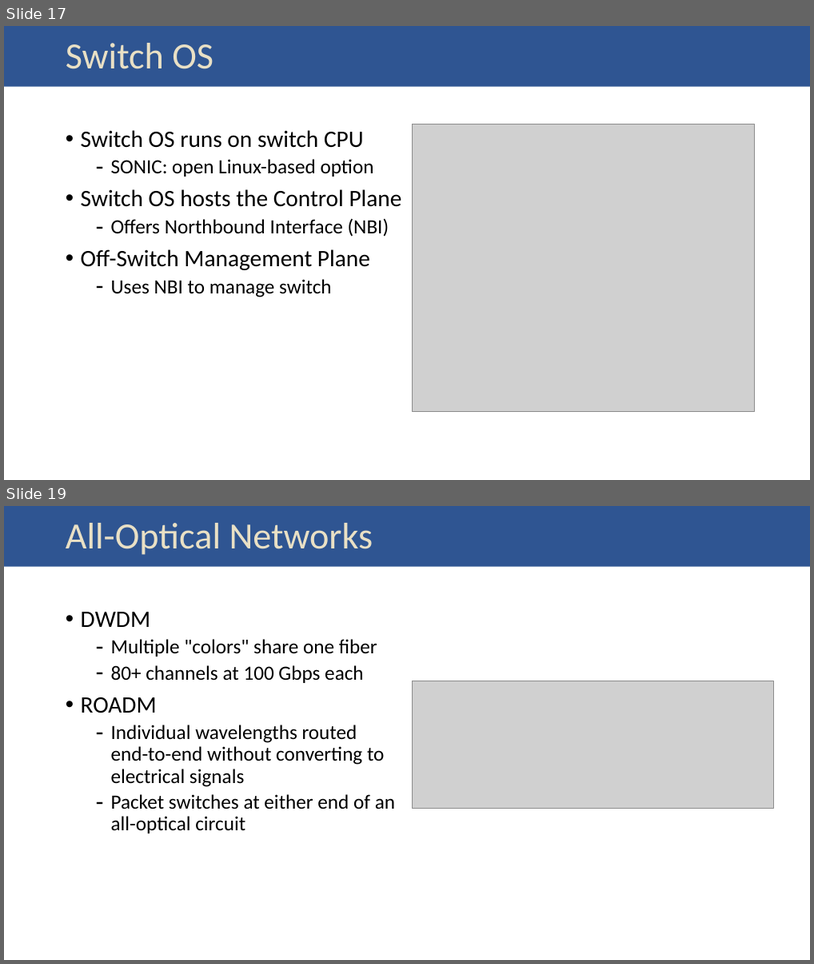
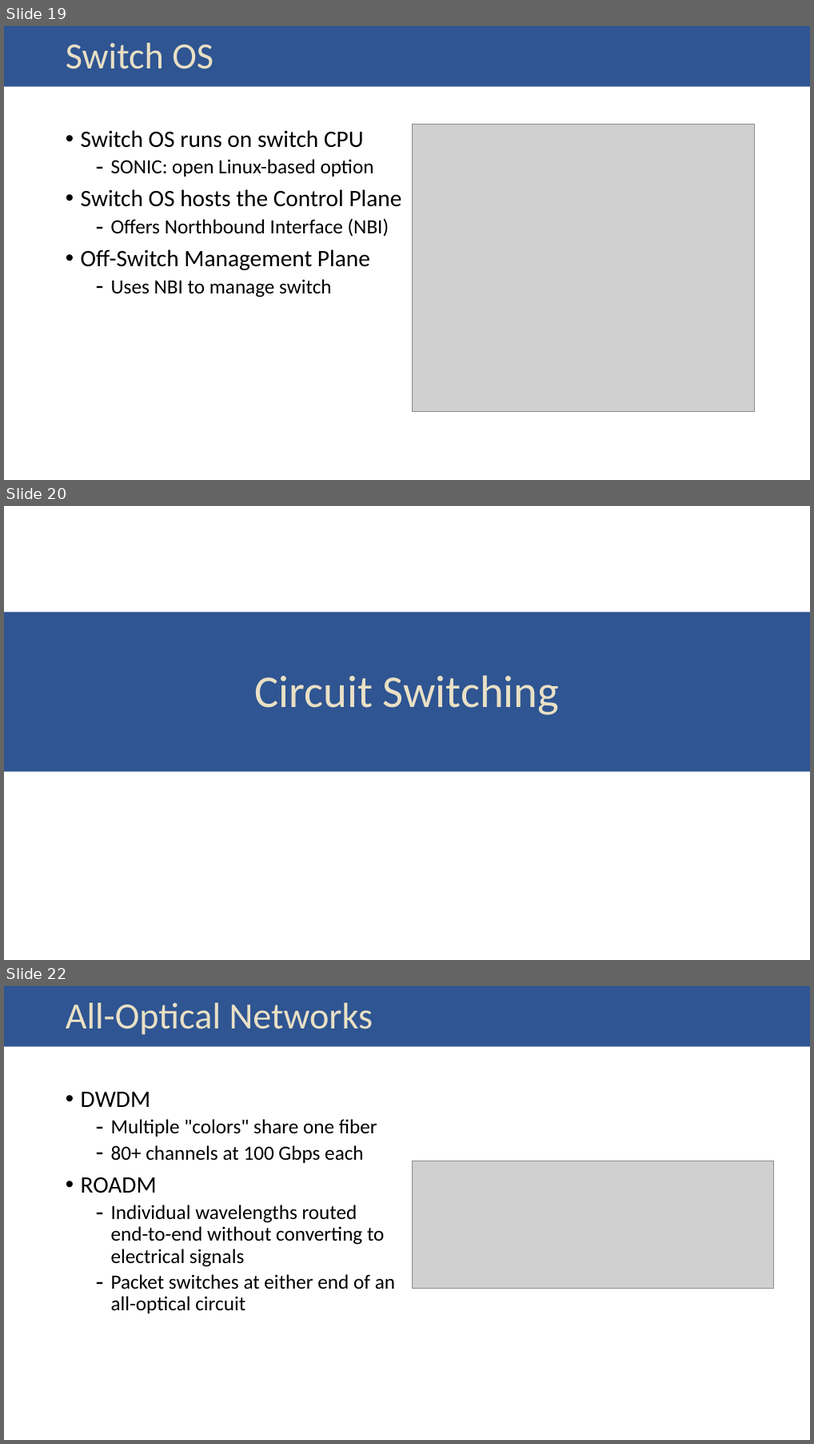
Before and after one commit to SystemsApproach/7E, a slide deck: resources/slides/03_technology.pptx. Shown one above the other, each under a label of ours: slides 17 and 19 before the commit, slides 19, 20 and 22 after it; the slides between them are not shown. The pictures are 814x964 and 814x1444 pixels, drawn with LibreOffice and Linux fonts; fonts in the diff are those of the drawing; grey boxes stand for pictures. Boxes give left, top, right and bottom in pixels: in the first picture for what was removed or moved away, otherwise in the second. Text is boxed around its words. In the diff, an @@ line names an element or a change of style, - is before the commit and + after.

```diff
--- a/resources/slides/03_technology.pptx
+++ b/resources/slides/03_technology.pptx
@@ slide 20 added at bbox=[4, 506, 810, 960], background #FFFFFF; not listed: 1 template element that a slide beside it also shows @@
@@ rectangle added at bbox=[4, 506, 810, 599], fill #FFFFFF @@
@@ rectangle added at bbox=[4, 612, 810, 772], fill #2F5592 @@
@@ title added at bbox=[254, 675, 559, 715], 54 pt, text #E9E0C5 @@
+Circuit Switching
@@ what was slide 17 is now slide 19 @@
@@ what was slide 19 is now slide 22 @@
```
Also in this commit, not shown: 1 slide changed, 2 other slides added, 5 other files.
